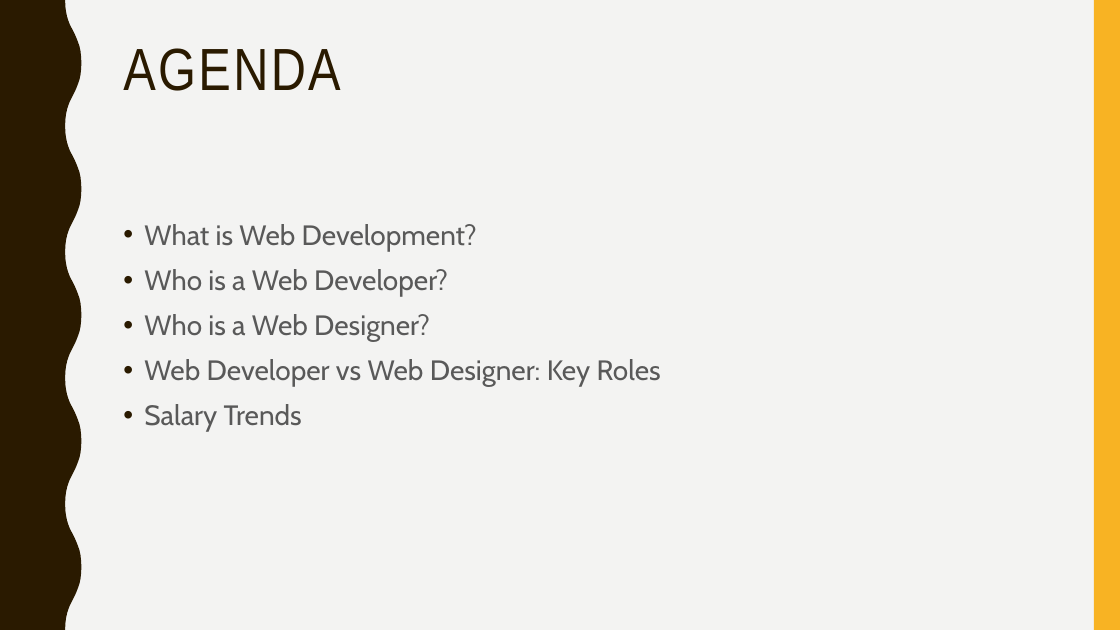
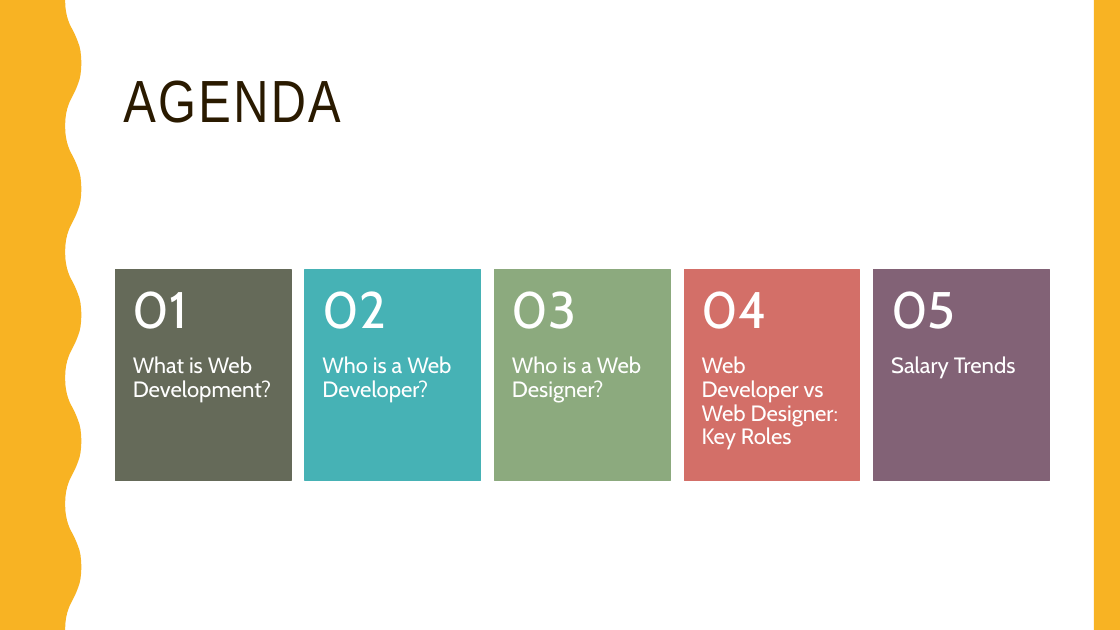
Before and after one commit to glugpace/Intro-to-tech, a slide deck: slide 2 of Web/Web.pptx. Drawn at 1120x630 pixels with LibreOffice and Linux fonts; fonts in the diff are those of the drawing. Boxes give left, top, right and bottom in pixels: in the first picture for what was removed or moved away, otherwise in the second. Text is boxed around its words. In the diff, an @@ line names an element or a change of style, - is before the commit and + after.

Commit message:
Web ppt

```diff
--- a/Web/Web.pptx
+++ b/Web/Web.pptx
@@ background #F3F3F2 to #FFFFFF @@
@@ rectangle added at [0,0,1120,630], fill #FFFFFF @@
@@ freeform shape added at [0,0,82,630], fill #F8B323 @@
@@ title "AGENDA" at [123,80,340,123]: vertical alignment top to middle @@
@@ text removed at [144,224,661,432] @@
-• What is Web Development?
-• Who is a Web Developer?
-• Who is a Web Designer?
-• Web Developer vs Web Designer: Key Roles
-• Salary Trends
@@ group added at [115,270,1049,481]: 10 texts, 5 rectangles @@
+What is Web Development?
+01
+Who is a Web Developer?
+02
+Who is a Web Designer?
+03
+Web Developer vs Web Designer: Key Roles
+04
+Salary Trends
+05
```
Also in this commit, not shown: 10 other slides changed.
